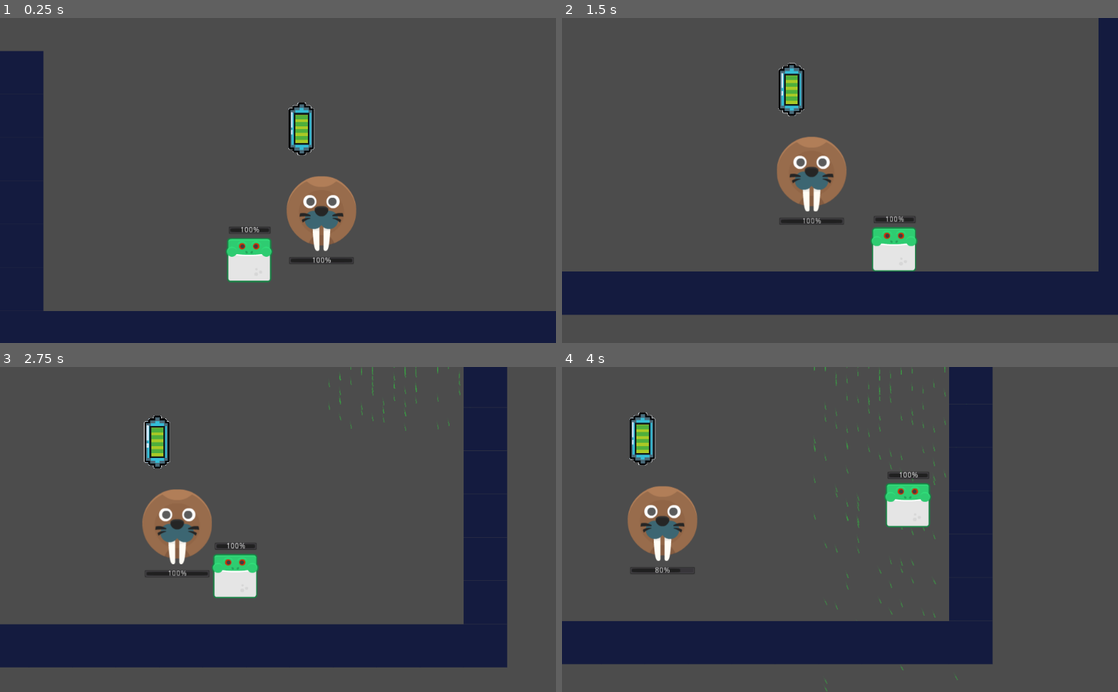
Above: before the commit, frames 1-4 (two rows, left to right).
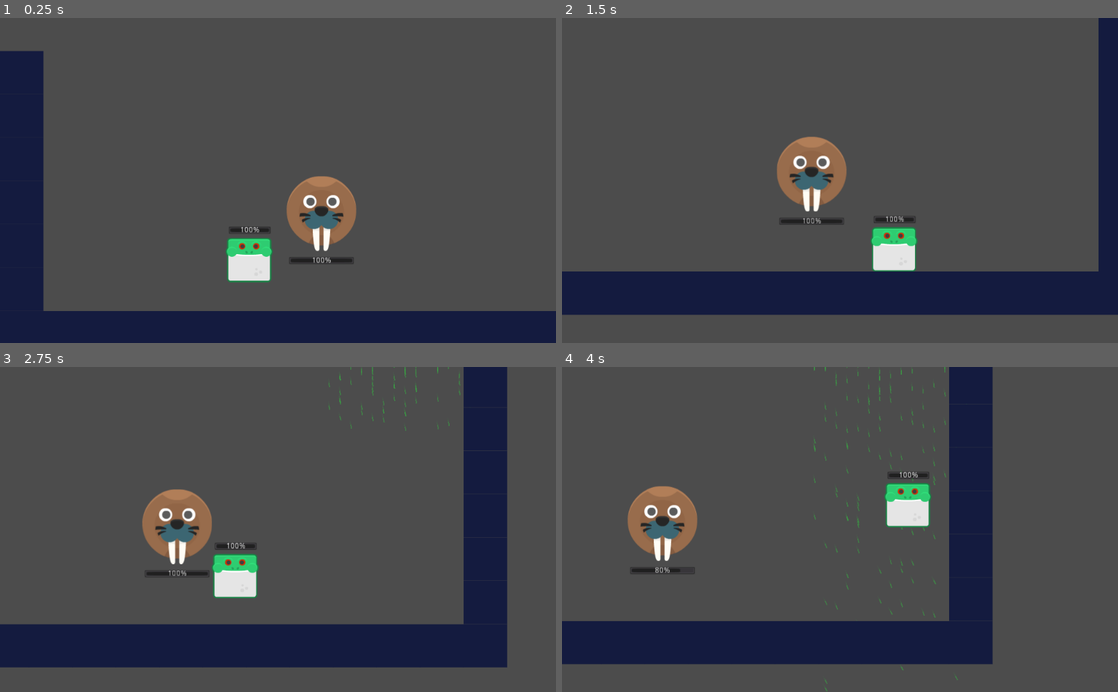
Above: after the commit, the same moments.

Repository: mapedorr/Llubiateria
Game: Godot game, scene res://Game.tscn
The game is run twice, just before and just after one commit, with the same random seed, the same clock (stepped at 60 frames per second) and the same inputs.
Inputs:
- Up to frame 1 (0.25 s): no input
- Up to frame 2 (1.5 s): hold W (jump) 0.53-1.28 s; hold D (move_right) from 0.53 s (still down); tap W (jump) at 1.35 s
- Up to frame 3 (2.75 s): tap W (jump) at 1.52, 1.82 s; release D (move_right) at 2.03 s; hold A (move_left) from 2.03 s (still down); hold W (jump) from 2.03 s (still down)
- Up to frame 4 (4 s): release A (move_left) at 2.78 s; release W (jump) at 2.78 s; hold D (move_right) from 2.78 s (still down); tap W (jump) at 2.85, 3.02, 3.32 s; hold W (jump) from 3.53 s (still down)

The runs differ from the first frame. In frame 1, 0.7% of the frame differs, in the area x 51-57%, y 25-43%; in frame 2, 0.7%; in frame 3, 0.7%; in frame 4, 0.7%.

Commit message:
Player can take battery pressing JUMP in a grab point.
Created signals that allows to know if the player entered and exited a
grab point.
Created a signal that allows to know if the player took the battery.
The battery is instantiated as a child of the PC scene.

Diff:
--- a/Characters/PC/PC.gd
+++ b/Characters/PC/PC.gd
@@ -1,11 +1,22 @@
 extends Actor
 
 var health = 100
+var can_take_battery = false
+var battery_resource = load("res://Battery/Battery.tscn")
+var battery = null
 
 func _ready():
 	Events.connect("damage_inflicted", self, "damage_character")
+	Events.connect("grab_entered", self, "_on_grab_toggle", [ true ])
+	Events.connect("grab_exited", self, "_on_grab_toggle", [ false ])
+
+func _on_grab_toggle (new_value):
+	can_take_battery = new_value
 
 func _physics_process(delta):
+	if can_take_battery and Input.is_action_just_pressed("jump"):
+		self.take_battery()
+		return
 	var is_jump_interrupted = Input.is_action_just_released("jump") and _velocity.y < 0.0
 	$Health.value = health
 	var direction: = get_direction()
@@ -43,3 +54,10 @@
 		health -= 10
 	else:
 		print('ya estoy muerto, que dolor')
+
+func take_battery():
+	battery = battery_resource.instance()
+	battery.set_position($BatteryLocation.get_position())
+	add_child(battery)
+	Events.emit_signal("battery_taken")
+	can_take_battery = false
--- a/Characters/PC/PC.tscn
+++ b/Characters/PC/PC.tscn
@@ -37,3 +37,6 @@
 margin_top = -102.942
 margin_right = 39.7919
 margin_bottom = -88.942
+
+[node name="BatteryLocation" type="Position2D" parent="."]
+position = Vector2( 0, -169 )
--- a/Game.tscn
+++ b/Game.tscn
@@ -1,11 +1,10 @@
-[gd_scene load_steps=9 format=2]
+[gd_scene load_steps=8 format=2]
 
 [ext_resource path="res://Game.gd" type="Script" id=1]
 [ext_resource path="res://Characters/Enfermita/Enfermita.tscn" type="PackedScene" id=2]
 [ext_resource path="res://RainArea.tscn" type="PackedScene" id=3]
 [ext_resource path="res://Levels/Assets/tileset.png" type="Texture" id=4]
 [ext_resource path="res://Characters/PC/PC.tscn" type="PackedScene" id=5]
-[ext_resource path="res://Battery/Battery.tscn" type="PackedScene" id=6]
 
 [sub_resource type="ConvexPolygonShape2D" id=1]
 points = PoolVector2Array( 0, 0, 80, 0, 80, 80, 0, 80 )
@@ -54,6 +53,3 @@
 
 [node name="PC" parent="TEMP" instance=ExtResource( 5 )]
 position = Vector2( 378.867, 326.905 )
-
-[node name="Battery" parent="." instance=ExtResource( 6 )]
-position = Vector2( 476.021, 141.263 )
--- /dev/null
+++ b/Levels/GrabPoint.gd
@@ -0,0 +1,16 @@
+extends Node2D
+
+# Called when the node enters the scene tree for the first time.
+func _ready():
+	$Area2D.connect("body_entered", self, "_on_body_entered")
+	$Area2D.connect("body_exited", self, "_on_body_exited")
+	Events.connect("battery_taken", self, "_on_battery_taken")
+
+func _on_body_entered(body: PhysicsBody2D):
+	Events.emit_signal("grab_entered")
+
+func _on_body_exited(body: PhysicsBody2D):
+	Events.emit_signal("grab_exited")
+
+func _on_battery_taken():
+	queue_free()
--- /dev/null
+++ b/Levels/GrabPoint.tscn
@@ -0,0 +1,17 @@
+[gd_scene load_steps=3 format=2]
+
+[ext_resource path="res://Levels/GrabPoint.gd" type="Script" id=1]
+
+[sub_resource type="CircleShape2D" id=1]
+
+[node name="GrabPoint" type="Node2D"]
+script = ExtResource( 1 )
+
+[node name="Area2D" type="Area2D" parent="."]
+editor/display_folded = true
+
+[node name="CollisionShape2D" type="CollisionShape2D" parent="Area2D"]
+position = Vector2( 0, -10 )
+shape = SubResource( 1 )
+
+[node name="Sprite" type="Sprite" parent="."]
--- a/Levels/LevelTemplate.tscn
+++ b/Levels/LevelTemplate.tscn
@@ -1,7 +1,8 @@
-[gd_scene load_steps=5 format=2]
+[gd_scene load_steps=6 format=2]
 
 [ext_resource path="res://Levels/Assets/tileset.png" type="Texture" id=1]
 [ext_resource path="res://Characters/PC/PC.tscn" type="PackedScene" id=2]
+[ext_resource path="res://Levels/GrabPoint.tscn" type="PackedScene" id=3]
 
 [sub_resource type="ConvexPolygonShape2D" id=1]
 points = PoolVector2Array( 0, 0, 80, 0, 80, 80, 0, 80 )
@@ -36,3 +37,6 @@
 
 [node name="PC" parent="." instance=ExtResource( 2 )]
 position = Vector2( 198.161, 246.932 )
+
+[node name="GrabPoint" parent="." instance=ExtResource( 3 )]
+position = Vector2( 1880, 556 )
--- a/Managers/Events.gd
+++ b/Managers/Events.gd
@@ -5,3 +5,6 @@
 signal time_ticked
 signal hour_passed
 signal damage_inflicted
+signal grab_entered
+signal grab_exited
+signal battery_taken
